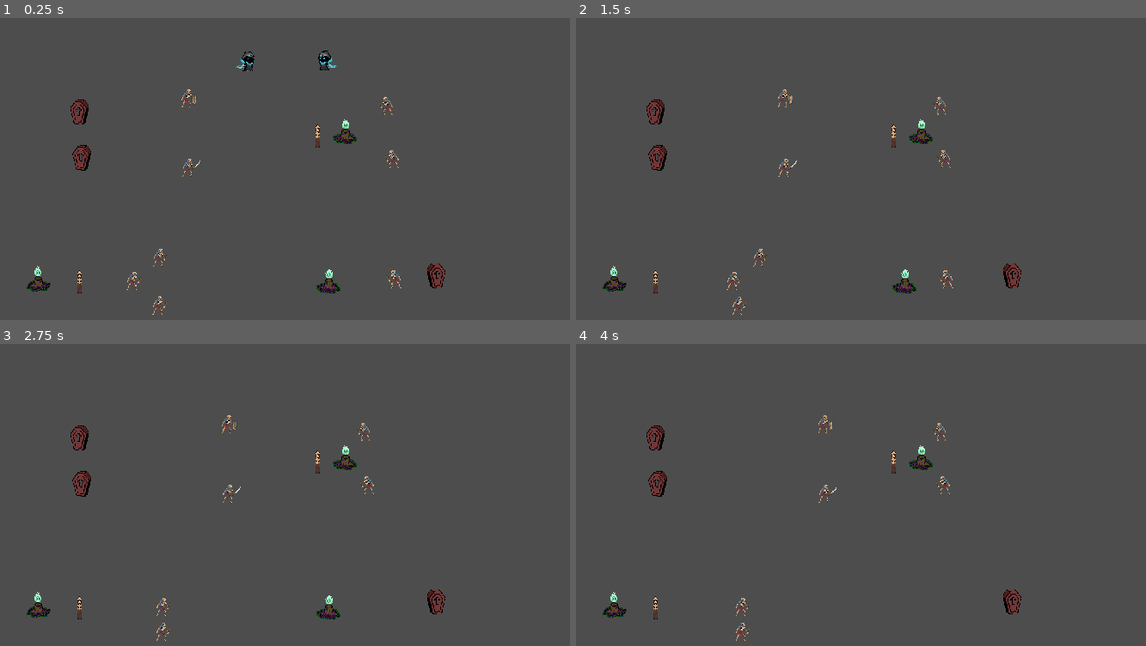
Above: before the commit, frames 1-4 (two rows, left to right).
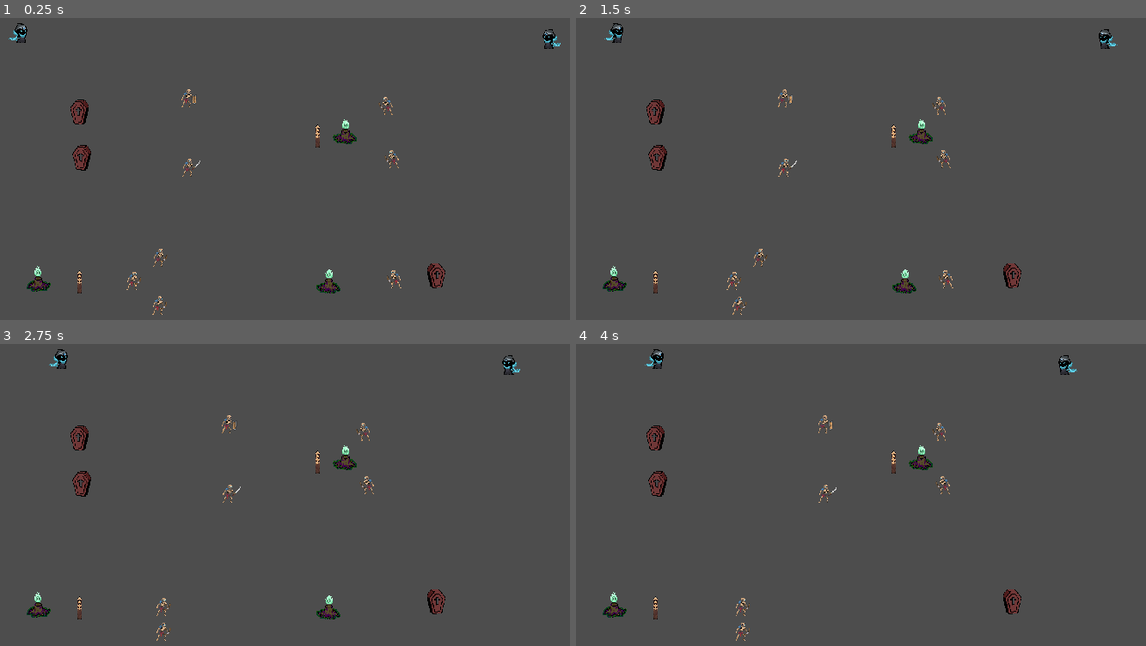
Above: after the commit, the same moments.

Repository: LLocke8/LudumDare55
Game: Godot game, scene res://Test.tscn
Two runs of this game, one before a commit and one after it. Both use one fixed random seed, a clock stepped at 60 frames per second and the inputs below. The engine's default icon, where the game draws it, is replaced by a stand-in: a white triangle on a blue panel in a dark square.
Inputs:
- Up to frame 1 (0.25 s): no input
- Up to frame 2 (1.5 s): no input
- Up to frame 3 (2.75 s): no input
- Up to frame 4 (4 s): no input

The runs differ from the first frame. In frame 1, 0.4% of the frame differs, in the area x 1-99%, y 1-18%; in frame 2, 0.2%; in frame 3, 0.2%; in frame 4, 0.2%.

Commit message:
Fixato bug mago

Diff:
--- a/Entity/Unit/Mage Skeleton/Mage Skeleton.tscn
+++ b/Entity/Unit/Mage Skeleton/Mage Skeleton.tscn
@@ -16,8 +16,11 @@
 "speed": 5.0
 }]
 
+[sub_resource type="RectangleShape2D" id="RectangleShape2D_l1poh"]
+size = Vector2(34, 38)
+
 [sub_resource type="CircleShape2D" id="CircleShape2D_henra"]
-radius = 38.71
+radius = 100.0
 
 [sub_resource type="RectangleShape2D" id="RectangleShape2D_5gdy2"]
 size = Vector2(175, 40)
@@ -34,7 +37,8 @@
 sprite_frames = SubResource("SpriteFrames_vs54v")
 
 [node name="CollisionShape2D" parent="." index="1"]
-position = Vector2(1.5, 0.5)
+position = Vector2(0, -1)
+shape = SubResource("RectangleShape2D_l1poh")
 
 [node name="Aggro" parent="." index="2"]
 shape = SubResource("CircleShape2D_henra")
--- a/Test.tscn
+++ b/Test.tscn
@@ -69,8 +69,8 @@
 position = Vector2(436, 475)
 
 [node name="Mage_Skeleton" parent="." instance=ExtResource("7_3x67x")]
-position = Vector2(659, 110)
+position = Vector2(179, 58)
 
 [node name="Mage_Skeleton2" parent="." instance=ExtResource("7_3x67x")]
-position = Vector2(708, 109)
+position = Vector2(1183, 69)
 is_player = false
Not shown: 1 places in Entity/Unit/Mage Skeleton/Mage Skeleton.tscn that only renumber resources
